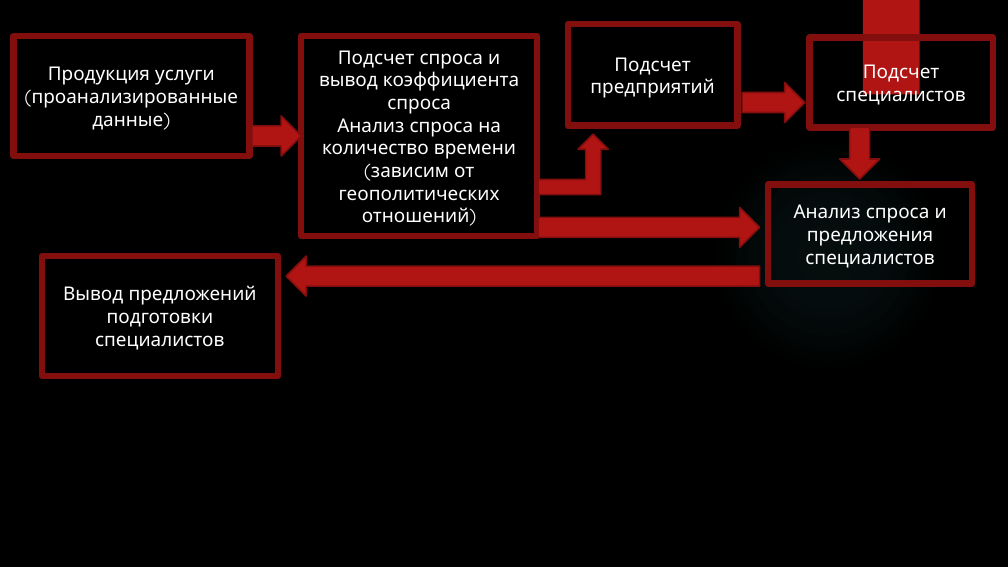
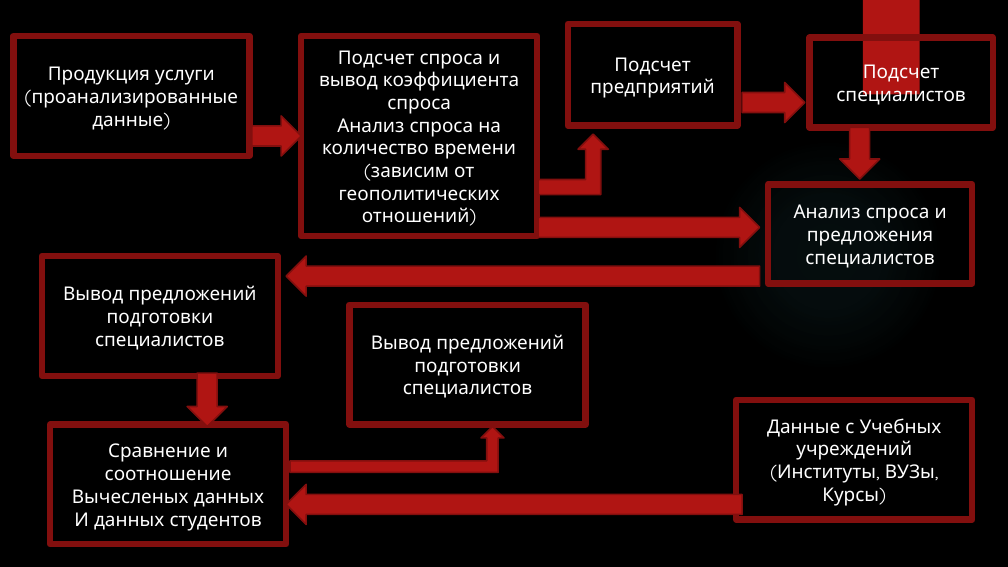
Before and after one commit to AlexanderSolodyankin/DataHackaton, a slide deck: slide 6 of WorldHackaton/fileProject/Наработка логики.pptx (slide 3 before the commit). Drawn at 1008x567 pixels with LibreOffice and Linux fonts; fonts in the diff are those of the drawing; background and template pictures are left out. Boxes give left, top, right and bottom in pixels: in the first picture for what was removed or moved away, otherwise in the second. Text is boxed around its words. In the diff, an @@ line names an element or a change of style, - is before the commit and + after.

```diff
--- a/WorldHackaton/fileProject/Наработка логики.pptx
+++ b/WorldHackaton/fileProject/Наработка логики.pptx
@@ rectangle added at (349,305,585,425), outline #82100E 6 pt, 18 pt, text #FFFFFF @@
+Вывод предложений подготовки специалистов
@@ down arrow added at (188,373,228,426), fill #B01513, outline #82100E 1.5 pt @@
@@ rectangle added at (737,400,972,520), outline #82100E 6 pt, 18 pt, text #FFFFFF @@
+Данные с Учебных учреждений
+(Институты, ВУЗы, Курсы)
@@ rectangle added at (50,425,286,545), outline #82100E 6 pt, 18 pt, text #FFFFFF @@
+Сравнение и соотношение
+Вычесленых данных
+И данных студентов
@@ bent up arrow added at (290,426,504,473), fill #B01513, outline #82100E 1.5 pt @@
@@ left arrow added at (287,485,743,525), fill #B01513, outline #82100E 1.5 pt @@
```
Also in this commit, not shown: 3 slides added, 2 other files.
